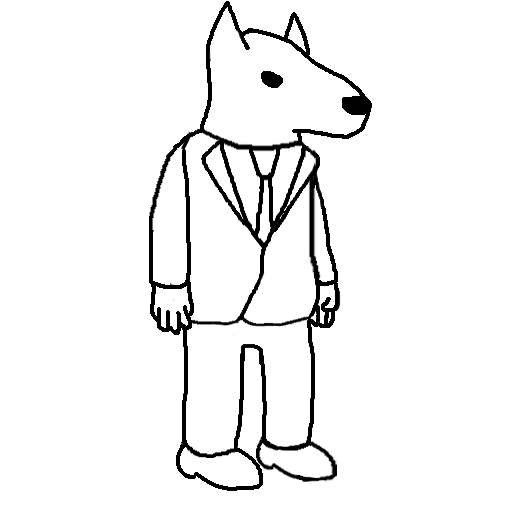
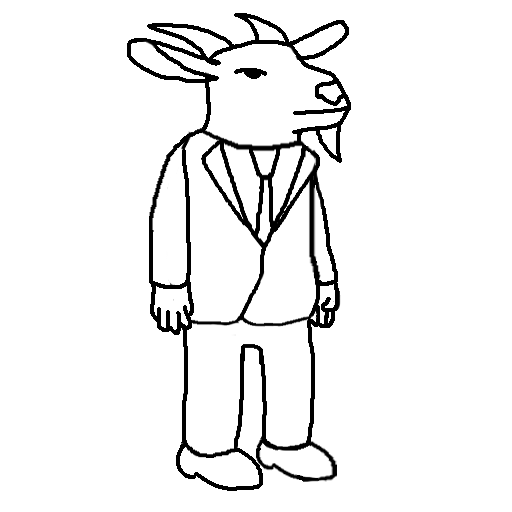
Revision of a layered w=512, h=512 image; what changed, layer by layer:
showed group "Sheep" (4 layers) over [127,13,372,163]
showed "Layer 5 copy", painted on it over [127,13,372,163]
showed "Layer 2 copy" over [293,133,338,162]
showed "Layer 1 copy" over [200,124,327,152]
hid "Layer 3 copy 2" over [150,1,372,163]
hid "Layer 2 copy 2" over [293,133,338,162]
hid "Layer 1 copy 2" over [200,124,327,152]
